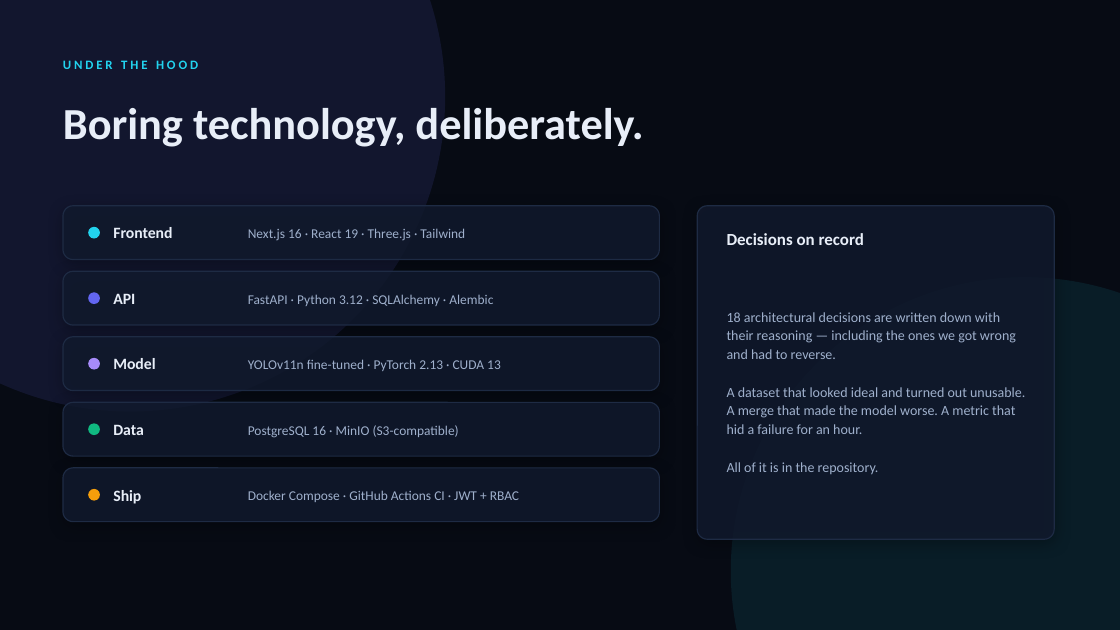
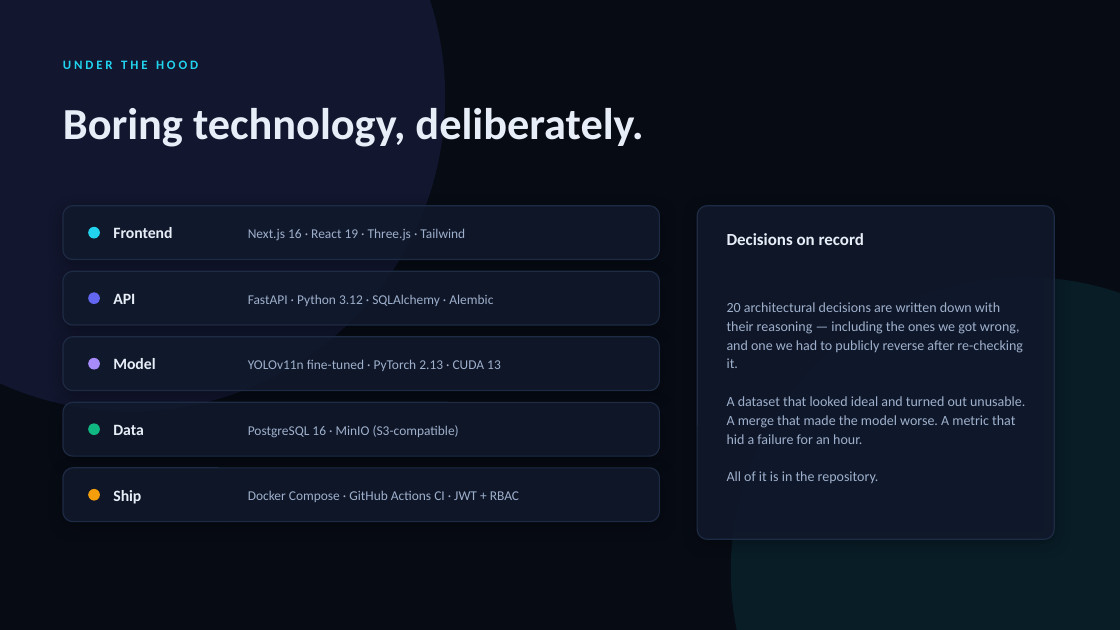
Before and after one commit to drhafiz-ayaan/twinverse-inspect-ai, a slide deck: slide 10 of deliverables/TwinVerse_Inspect_AI_Pitch.pptx. Drawn at 1120x630 pixels with LibreOffice and Linux fonts; fonts in the diff are those of the drawing. Boxes give left, top, right and bottom in pixels: in the first picture for what was removed or moved away, otherwise in the second. Text is boxed around its words. In the diff, an @@ line names an element or a change of style, - is before the commit and + after.

```diff
--- a/deliverables/TwinVerse_Inspect_AI_Pitch.pptx
+++ b/deliverables/TwinVerse_Inspect_AI_Pitch.pptx
@@ text at [727,302,1022,368]: text changed @@
-18 architectural decisions are written down with their reasoning — including the ones we got wrong and had to reverse.
+20 architectural decisions are written down with their reasoning — including the ones we got wrong, and one we had to publicly reverse after re-checking it.
```
Also in this commit, not shown: 2 other slides changed, 10 other files.
